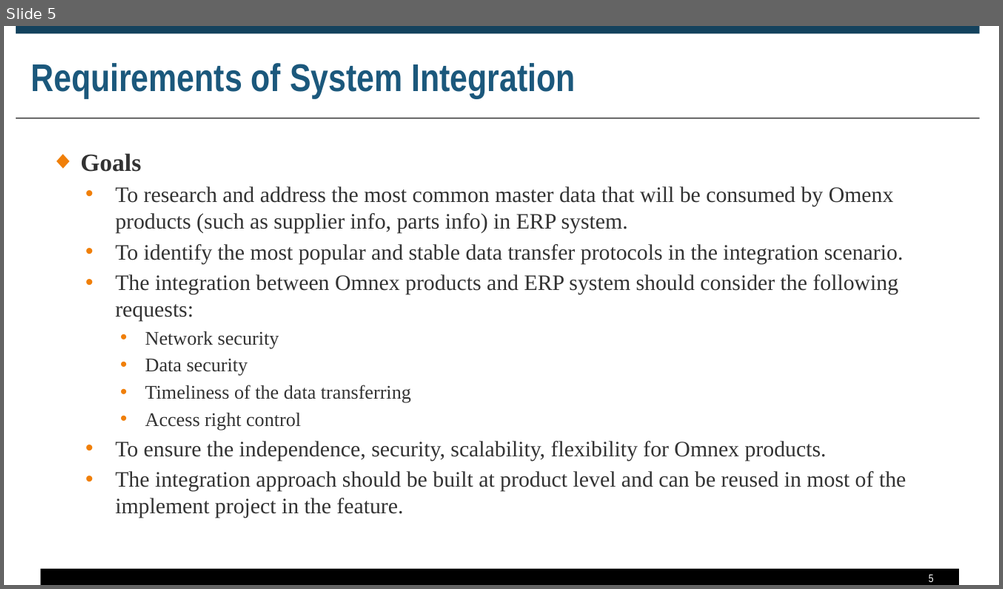
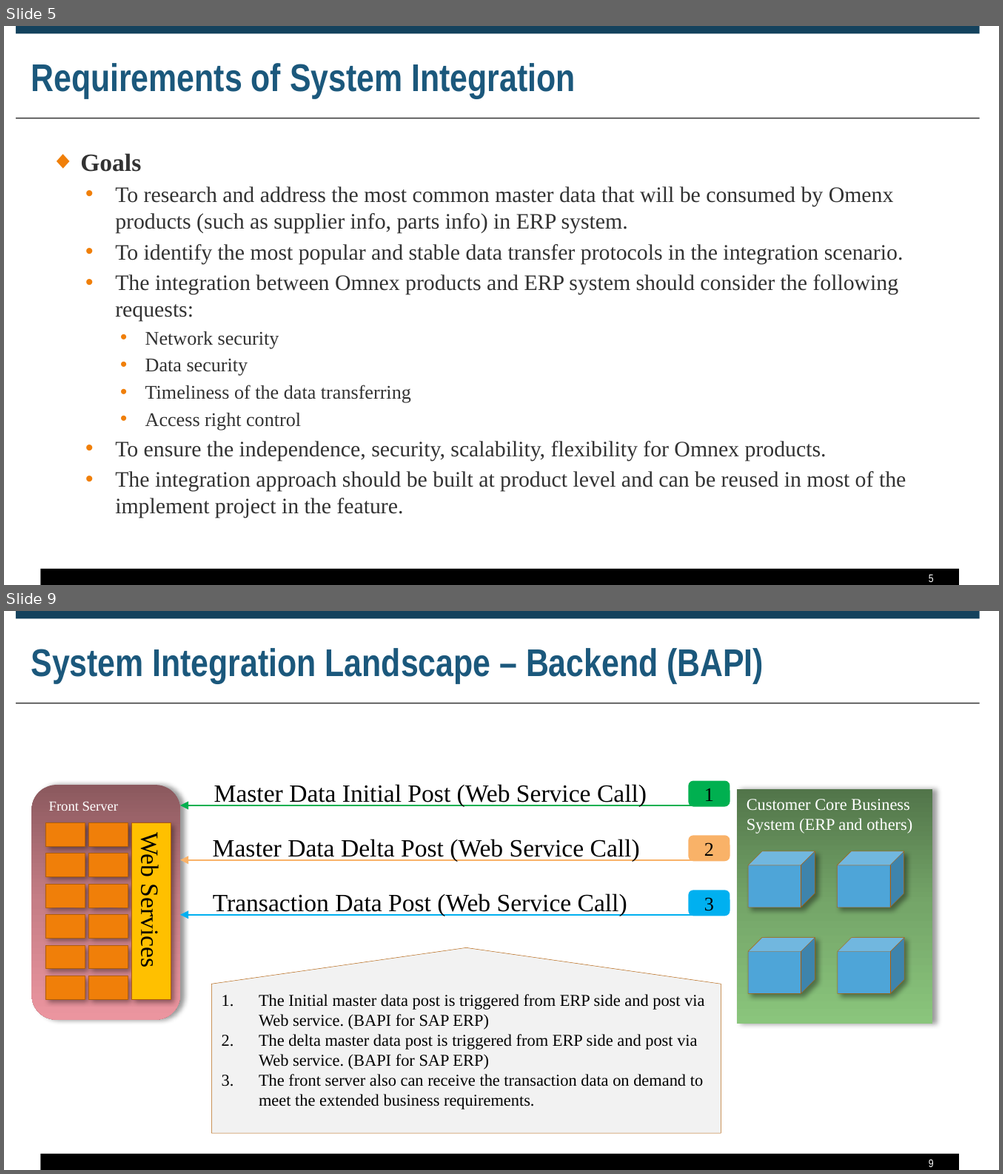
Before and after one commit to zyw9963/YFVE-supplier-portal, a slide deck: projects/ERP Integration/Proposal for System Integraiton.pptx. Shown one above the other, each under a label of ours: slide 5 before the commit, slides 5 and 9 after it; the slides between them are not shown. The pictures are 1003x589 and 1003x1174 pixels, drawn with LibreOffice and Linux fonts; fonts in the diff are those of the drawing. Boxes give left, top, right and bottom in pixels: in the first picture for what was removed or moved away, otherwise in the second. Text is boxed around its words. In the diff, an @@ line names an element or a change of style, - is before the commit and + after.

```diff
--- a/projects/ERP Integration/Proposal for System Integraiton.pptx
+++ b/projects/ERP Integration/Proposal for System Integraiton.pptx
@@ slide 9 added at box(4, 611, 999, 1170), background #FFFFFF; not listed: 3 template elements that a slide beside it also shows @@
@@ title added at box(31, 648, 763, 684), 28 pt, text #1B587C, bold @@
+System Integration Landscape – Backend (BAPI)
@@ rounded rectangle added at box(32, 785, 180, 1019), fill gradient #8B595F to #C67F87 to #EB97A0, 10 pt, text #FFFFFF @@
+Front Server
@@ text added at box(214, 784, 646, 806), 18 pt, text #000000 @@
+Master Data Initial Post (Web Service Call)
@@ rounded rectangle added at box(689, 782, 728, 806), fill #00B050, outline #00B050 1.75 pt, 14 pt, text #000000 @@
+1
@@ arrow added from (720, 806) to (180, 806), #00B050 1.25 pt @@
@@ rectangle added at box(736, 789, 932, 1024), fill gradient #52754A to #75A76A to #8BC67E, 12 pt, text #FFFFFF @@
+Customer Core Business System (ERP and others)
@@ rectangle added at box(131, 823, 170, 1000), fill #FFC000, outline #B25E07 0.25 pt, 18 pt, text #000000 @@
+Web Services
@@ text added at box(213, 839, 640, 861), 18 pt, text #000000 @@
+Master Data Delta Post (Web Service Call)
@@ rounded rectangle added at box(689, 837, 728, 860), fill #F9B268, outline #F9B268 1.75 pt, 14 pt, text #000000 @@
+2
@@ cube added at box(748, 851, 814, 908), fill #4EA5D8, outline #B25E07 0.25 pt @@
@@ cube added at box(836, 851, 903, 908), fill #4EA5D8, outline #B25E07 0.25 pt @@
@@ arrow added from (720, 860) to (180, 860), #F9B268 1.25 pt @@
@@ text added at box(213, 894, 627, 916), 18 pt, text #000000 @@
+Transaction Data Post (Web Service Call)
@@ rounded rectangle added at box(689, 891, 728, 915), fill #00B0F0, outline #00B0F0 1.75 pt, 14 pt, text #000000 @@
+3
@@ arrow added from (720, 915) to (180, 915), #00B0F0 1.25 pt @@
@@ cube added at box(748, 938, 814, 995), fill #4EA5D8, outline #B25E07 0.25 pt @@
@@ cube added at box(837, 938, 904, 995), fill #4EA5D8, outline #B25E07 0.25 pt @@
@@ pentagon arrow added at box(211, 948, 720, 1133), fill #F2F2F2, outline #B25E07 0.25 pt, 12 pt, text #000000 @@
+1. The Initial master data post is triggered from ERP side and post via Web service. (BAPI for SAP ERP)
+2. The delta master data post is triggered from ERP side and post via Web service. (BAPI for SAP ERP)
+3. The front server also can receive the transaction data on demand to meet the extended business requirements.
@@ group added at box(45, 823, 128, 1000): 12 rectangles @@
@@ page number added at box(928, 1159, 933, 1167), 8 pt, text #FFFFFF @@
+9
```
Also in this commit, not shown: 1 slide changed, 5 other slides added.
